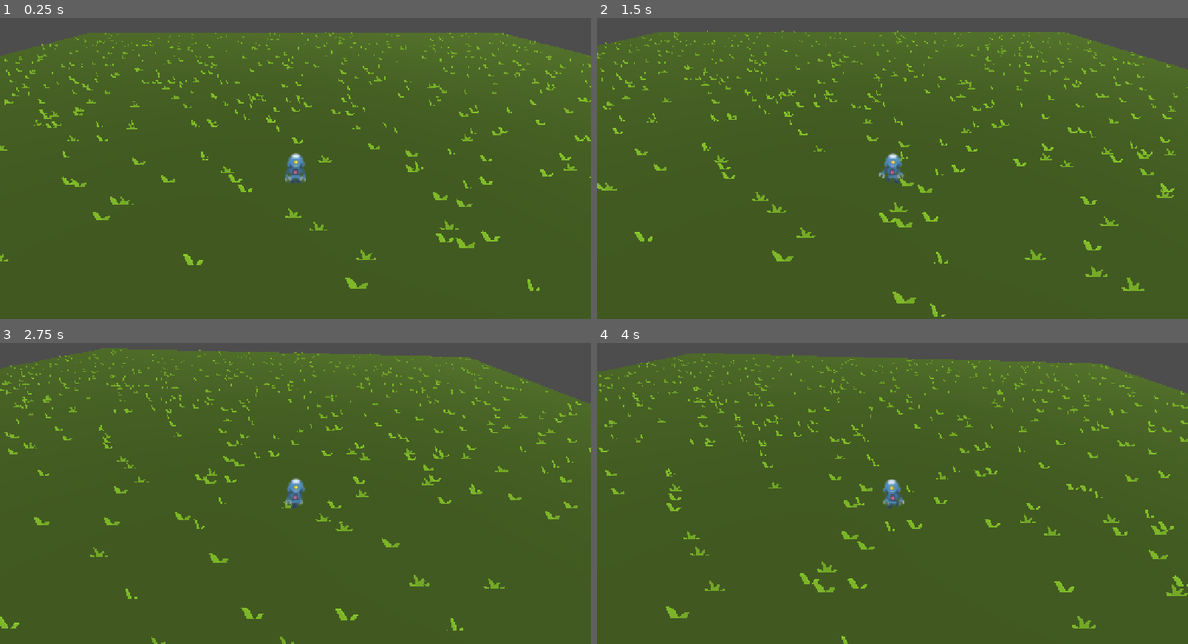
Above: before the commit, frames 1-4 (two rows, left to right).
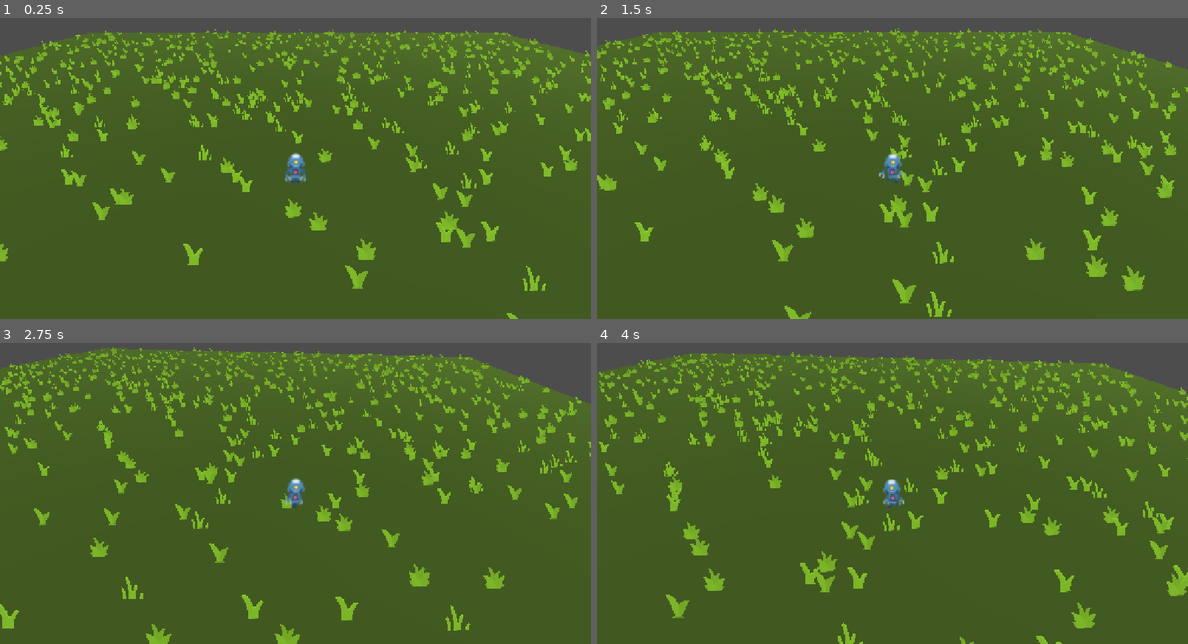
Above: after the commit, the same moments.

Repository: junethefool/acf2026_team5
Game: Godot game, scene res://scenes/root_scene.tscn
Two runs of this game, one before a commit and one after it. Both use one fixed random seed, a clock stepped at 60 frames per second and the inputs below.
Inputs:
- Up to frame 1 (0.25 s): no input
- Up to frame 2 (1.5 s): tap Enter at 0.5 s; hold D (move_right) 0.53-1.28 s; tap Q (cam_left) at 0.6 s; hold S (move_backward) from 1.28 s (still down); tap E (cam_right) at 1.35 s
- Up to frame 3 (2.75 s): release S (move_backward) at 2.03 s; hold D (move_right) from 2.03 s (still down); tap Q (cam_left) at 2.1 s
- Up to frame 4 (4 s): release D (move_right) at 2.78 s; hold W (move_forward) 2.78-3.53 s; tap E (cam_right) at 2.85 s; hold A (move_left) from 3.53 s (still down); tap Q (cam_left) at 3.6 s

The runs differ from the first frame. In frame 1, 7.3% of the frame differs, in the area x 0-100%, y 3-100%; in frame 2, 7.8%; in frame 3, 7.8%; in frame 4, 8.2%, in the area x 0-100%, y 2-100%.

Commit message:
fix gras sprite height

Diff:
--- a/project.godot
+++ b/project.godot
@@ -21,10 +21,6 @@
 window/size/viewport_height=720
 window/stretch/mode="canvas_items"
 window/stretch/aspect="keep_height"
-
-[physics]
-
-3d/physics_engine="Jolt Physics"
 
 [input]
 
@@ -65,6 +61,10 @@
 ]
 }
 
+[physics]
+
+3d/physics_engine="Jolt Physics"
+
 [rendering]
 
 rendering_device/driver.windows="d3d12"
--- a/scenes/_test_map.tscn
+++ b/scenes/_test_map.tscn
@@ -29,6 +29,7 @@
 [sub_resource type="QuadMesh" id="GrassQuad_018"]
 material = SubResource("GrassMat_018")
 size = Vector2(0.5, 0.5)
+center_offset = Vector3(0, 0.25, 0)
 
 [sub_resource type="MultiMesh" id="MultiMesh_018"]
 transform_format = 1
@@ -45,6 +46,7 @@
 [sub_resource type="QuadMesh" id="GrassQuad_019"]
 material = SubResource("GrassMat_019")
 size = Vector2(0.5, 0.5)
+center_offset = Vector3(0, 0.25, 0)
 
 [sub_resource type="MultiMesh" id="MultiMesh_019"]
 transform_format = 1
@@ -61,6 +63,7 @@
 [sub_resource type="QuadMesh" id="GrassQuad_020"]
 material = SubResource("GrassMat_020")
 size = Vector2(0.5, 0.5)
+center_offset = Vector3(0, 0.25, 0)
 
 [sub_resource type="MultiMesh" id="MultiMesh_020"]
 transform_format = 1
@@ -77,6 +80,7 @@
 [sub_resource type="QuadMesh" id="GrassQuad_021"]
 material = SubResource("GrassMat_021")
 size = Vector2(0.5, 0.5)
+center_offset = Vector3(0, 0.25, 0)
 
 [sub_resource type="MultiMesh" id="MultiMesh_021"]
 transform_format = 1
